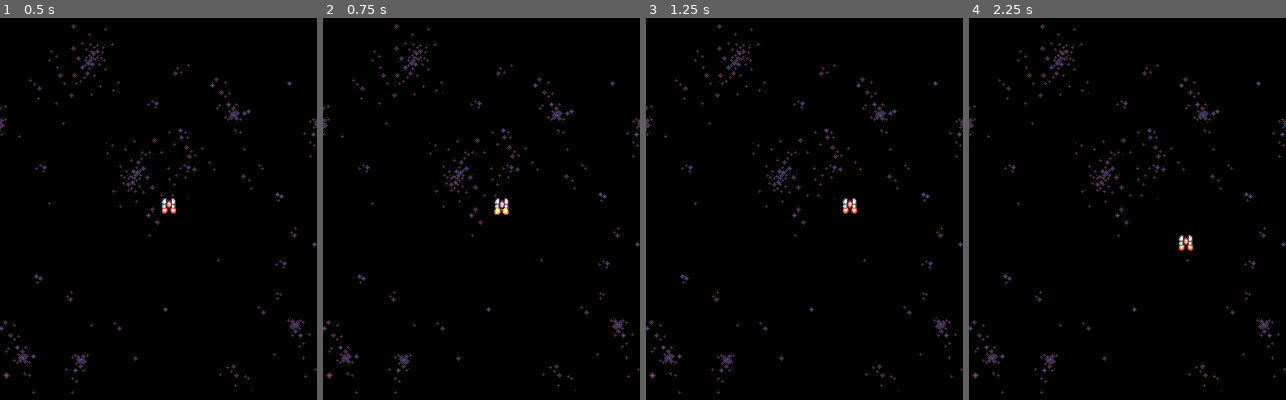
Above: before the commit, frames 1-4 (left to right).
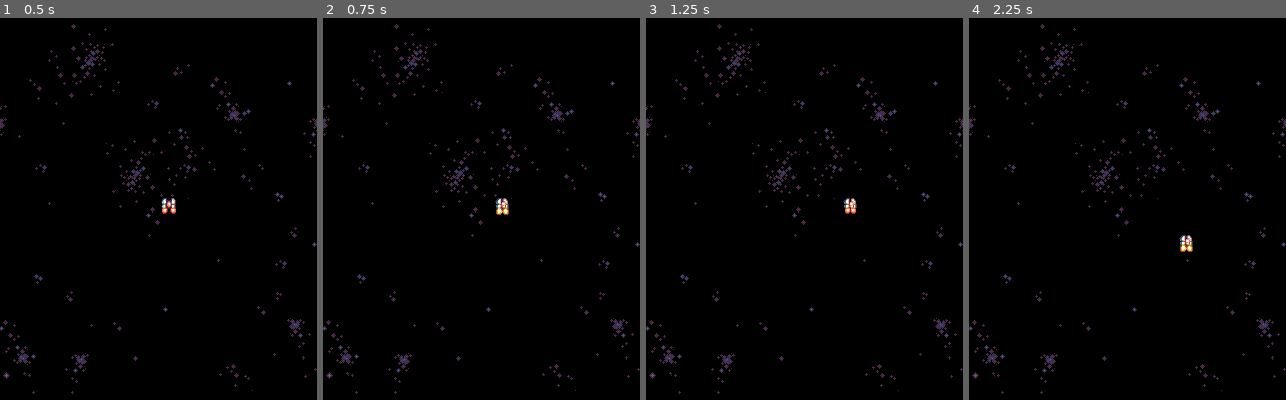
Above: after the commit, the same moments.

Repository: madeso/godot-space
Game: Godot game, scene res://game.tscn
Two runs of this game, one before a commit and one after it. Both use one fixed random seed, a clock stepped at 60 frames per second and the inputs below.
Inputs:
- Up to frame 1 (0.5 s): no input
- Up to frame 2 (0.75 s): tap Enter at 0.5 s; hold Right (ui_right) from 0.53 s (still down)
- Up to frame 3 (1.25 s): keep holding Right (ui_right)
- Up to frame 4 (2.25 s): release Right (ui_right) at 1.28 s; hold Down (ui_down) 1.28-2.03 s; hold Right (ui_right) from 2.03 s (still down)

Frame 1 is identical in both runs. In frame 2, 0.1% of the frame differs, in the area x 53-59%, y 47-52%; in frame 3, 0.1%; in frame 4, 0.2%, in the area x 65-71%, y 56-62%.

Commit message:
added player animation

Diff:
--- a/Player.gd
+++ b/Player.gd
@@ -1,17 +1,21 @@
 extends KinematicBody2D
 
 var motion = Vector2()
+var last_animation = 0
 
 func _physics_process(delta):
 	motion.x = 0
 	motion.y = 0
 	var moved = false
+	var anim = 5
 	if Input.is_action_pressed("ui_right"):
 		motion.x = 1
 		moved = true
+		anim = 6
 	if Input.is_action_pressed("ui_left"):
 		motion.x = -1
 		moved = true
+		anim = 4
 	if Input.is_action_pressed("ui_up"):
 		motion.y = -1
 		moved = true
@@ -20,5 +24,12 @@
 		moved = true
 	if moved:
 		motion = motion.normalized()
-
+	if last_animation != anim:
+		last_animation = anim
+		if anim == 4:
+			$Sprite.animation = "Left"
+		if anim == 5:
+			$Sprite.animation = "Default"
+		if anim == 6:
+			$Sprite.animation = "Right"
 	move_and_slide(motion * 50)
--- a/game.tscn
+++ b/game.tscn
@@ -1,16 +1,30 @@
-[gd_scene load_steps=6 format=2]
+[gd_scene load_steps=10 format=2]
 
 [ext_resource path="res://sprites/background.png" type="Texture" id=1]
 [ext_resource path="res://Player.gd" type="Script" id=2]
 [ext_resource path="res://sprites/player_1.png" type="Texture" id=3]
 [ext_resource path="res://sprites/player_2.png" type="Texture" id=4]
+[ext_resource path="res://sprites/player_left_1.png" type="Texture" id=5]
+[ext_resource path="res://sprites/player_left_2.png" type="Texture" id=6]
+[ext_resource path="res://sprites/player_right_1.png" type="Texture" id=7]
+[ext_resource path="res://sprites/player_right_2.png" type="Texture" id=8]
 
 [sub_resource type="SpriteFrames" id=1]
 
 animations = [ {
 "frames": [ ExtResource( 3 ), ExtResource( 4 ) ],
 "loop": true,
-"name": "default",
+"name": "Default",
+"speed": 10.0
+}, {
+"frames": [ ExtResource( 5 ), ExtResource( 6 ) ],
+"loop": true,
+"name": "Left",
+"speed": 10.0
+}, {
+"frames": [ ExtResource( 7 ), ExtResource( 8 ) ],
+"loop": true,
+"name": "Right",
 "speed": 10.0
 } ]
 _sections_unfolded = [ "Resource" ]
@@ -41,6 +55,6 @@
 [node name="Sprite" type="AnimatedSprite" parent="Player" index="0"]
 
 frames = SubResource( 1 )
-animation = "default"
+animation = "Default"
 frame = 1
 playing = true
